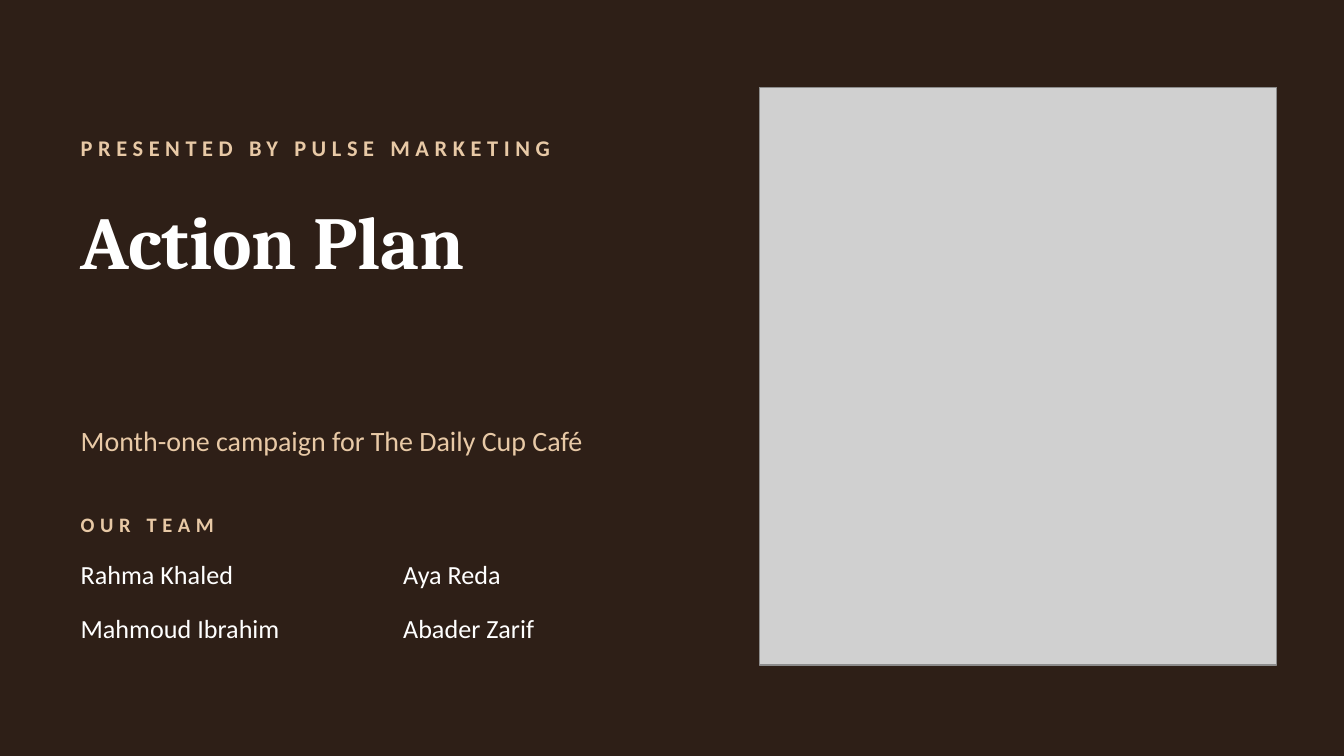
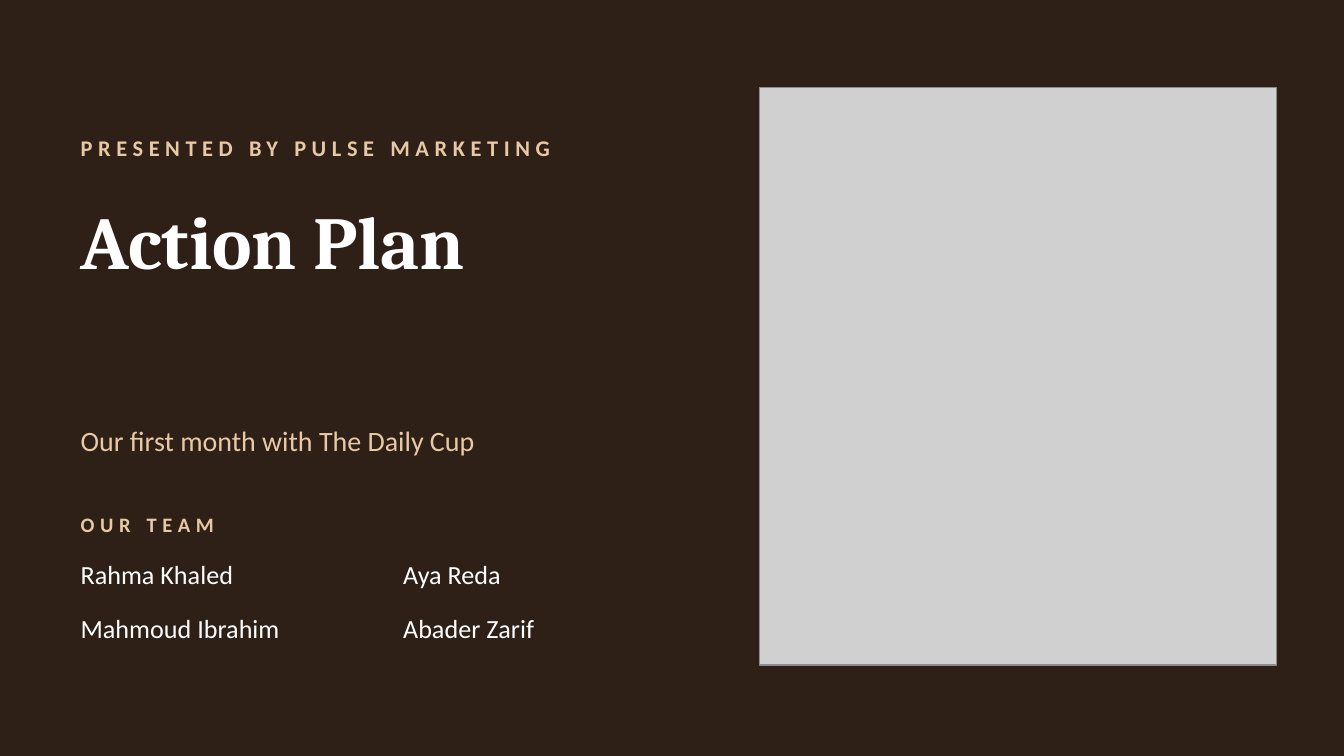
Before and after one commit to RahmaOshba/RahmaOshba, a slide deck: slide 1 of The_Daily_Cup_Action_Plan.pptx. Drawn at 1344x756 pixels with LibreOffice and Linux fonts; fonts in the diff are those of the drawing; grey boxes stand for pictures. Boxes give left, top, right and bottom in pixels: in the first picture for what was removed or moved away, otherwise in the second. Text is boxed around its words. In the diff, an @@ line names an element or a change of style, - is before the commit and + after.

```diff
--- a/The_Daily_Cup_Action_Plan.pptx
+++ b/The_Daily_Cup_Action_Plan.pptx
@@ text at (81, 431, 474, 456): text changed @@
-Month-one campaign for The Daily Cup Café
+Our first month with The Daily Cup
```
Also in this commit, not shown: 10 other slides changed, 1 other file.
